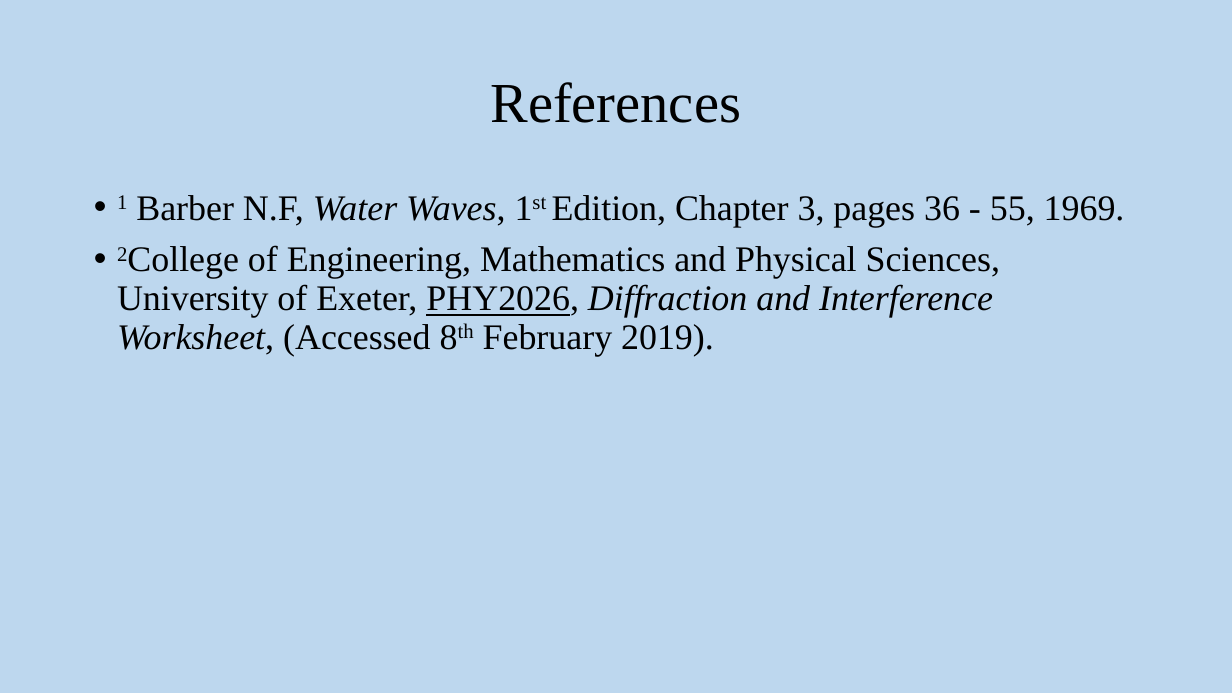
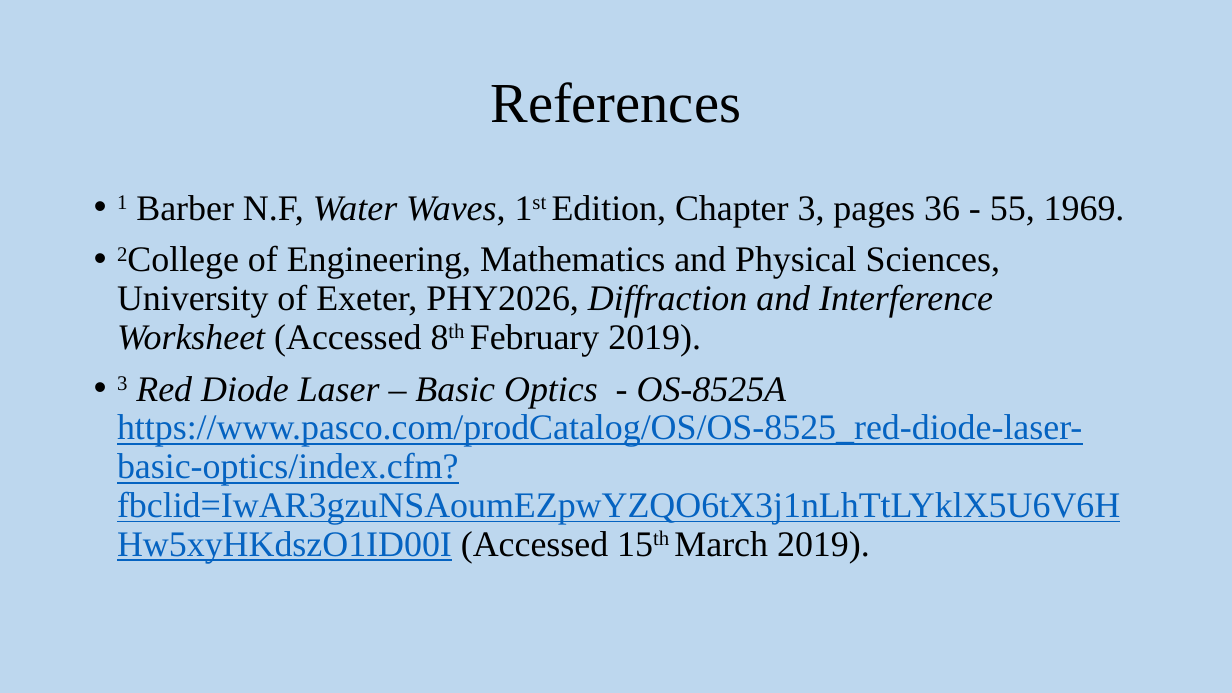
Before and after one commit to drummerevans/Uni_Work, a slide deck: slide 11 of PHY2026/Experiment_4/Final_Report/Wo01_Presentation.pptx. Drawn at 1232x693 pixels with LibreOffice and Linux fonts; fonts in the diff are those of the drawing. Boxes give left, top, right and bottom in pixels: in the first picture for what was removed or moved away, otherwise in the second. Text is boxed around its words. In the diff, an @@ line names an element or a change of style, - is before the commit and + after.

Commit message:
Wo01 Presentation Final

```diff
--- a/PHY2026/Experiment_4/Final_Report/Wo01_Presentation.pptx
+++ b/PHY2026/Experiment_4/Final_Report/Wo01_Presentation.pptx
@@ text at <box>117,245,1120,563</box>: text changed @@
-• 2College of Engineering, Mathematics and Physical Sciences, University of Exeter, PHY2026, Diffraction and Interference Worksheet, (Accessed 8th February 2019).
+• 2College of Engineering, Mathematics and Physical Sciences, University of Exeter, PHY2026, Diffraction and Interference Worksheet (Accessed 8th February 2019).
+• 3 Red Diode Laser – Basic Optics - OS-8525A https://www.pasco.com/prodCatalog/OS/OS-8525_red-diode-laser-basic-optics/index.cfm?fbclid=IwAR3gzuNSAoumEZpwYZQO6tX3j1nLhTtLYklX5U6V6HHw5xyHKdszO1ID00I (Accessed 15th March 2019).
```
Also in this commit, not shown: 5 other slides changed, 53 other files.
